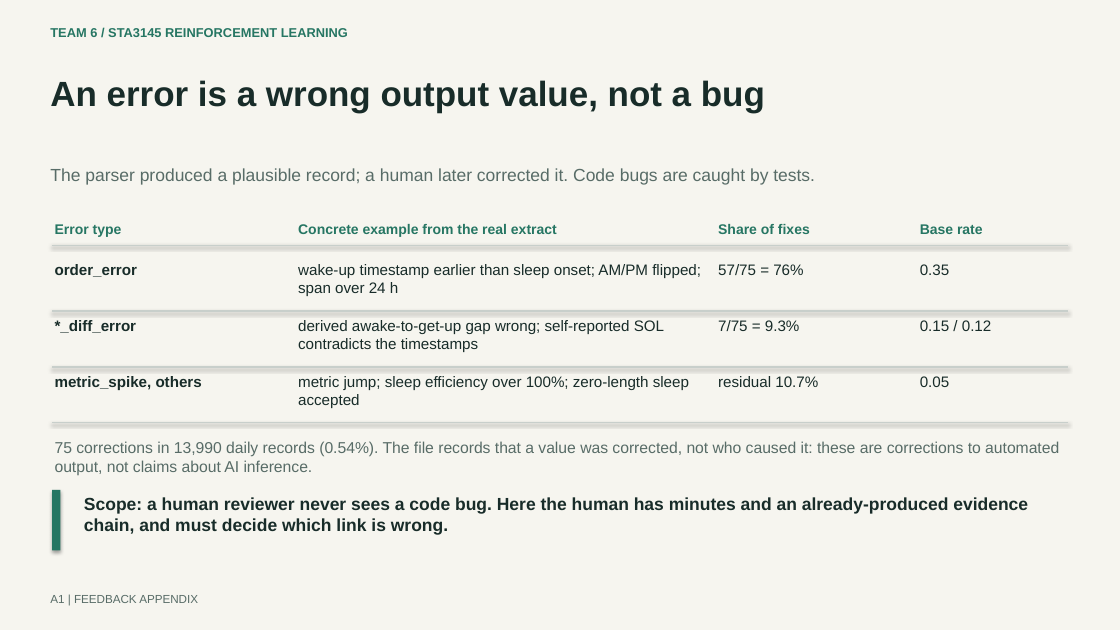
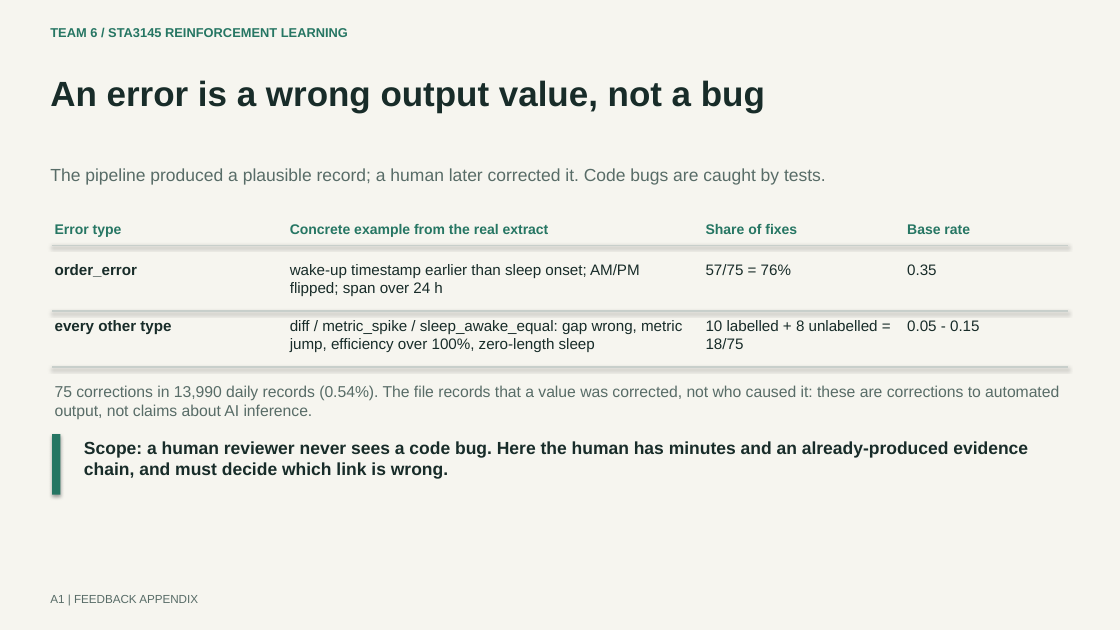
Before and after one commit to cyracaid/rl-oversight-dag, a slide deck: slide 1 of presentation_20261116/Team6_Feedback_Appendix.pptx. Drawn at 1120x630 pixels with LibreOffice and Linux fonts; fonts in the diff are those of the drawing. Boxes give left, top, right and bottom in pixels: in the first picture for what was removed or moved away, otherwise in the second. Text is boxed around its words. In the diff, an @@ line names an element or a change of style, - is before the commit and + after.

```diff
--- a/presentation_20261116/Team6_Feedback_Appendix.pptx
+++ b/presentation_20261116/Team6_Feedback_Appendix.pptx
@@ text at bbox=[50, 168, 826, 185]: text changed @@
-The parser produced a plausible record; a human later corrected it. Code bugs are caught by tests.
+The pipeline produced a plausible record; a human later corrected it. Code bugs are caught by tests.
@@ text "Concrete example from the real ...": place and size @@
-text "Concrete example from the real ..." at bbox=[298, 224, 557, 237]
+text "Concrete example from the real ..." at bbox=[290, 224, 549, 237]
@@ text "Share of fixes": place and size @@
-text "Share of fixes" at bbox=[718, 224, 810, 234]
+text "Share of fixes" at bbox=[706, 224, 797, 234]
@@ text "Base rate": place and size @@
-text "Base rate" at bbox=[920, 224, 983, 234]
+text "Base rate" at bbox=[907, 224, 970, 234]
@@ text at bbox=[290, 264, 640, 296]: spaces changed @@
-wake-up timestamp earlier than sleep onset; AM/PM flipped;
-span over 24 h
+wake-up timestamp earlier than sleep onset; AM/PM
+flipped; span over 24 h
@@ text "57/75 = 76%": place and size @@
-text "57/75 = 76%" at bbox=[718, 264, 803, 275]
+text "57/75 = 76%" at bbox=[706, 264, 791, 275]
@@ text "0.35": place and size @@
-text "0.35" at bbox=[920, 264, 949, 275]
+text "0.35" at bbox=[907, 264, 936, 275]
@@ text at bbox=[55, 320, 171, 334]: text changed @@
-*_diff_error
+every other type
@@ text at bbox=[290, 320, 682, 352]: text changed @@
-derived awake-to-get-up gap wrong; self-reported SOL
-contradicts the timestamps
+diff / metric_spike / sleep_awake_equal: gap wrong, metric
+jump, efficiency over 100%, zero-length sleep
@@ text at bbox=[706, 320, 878, 349]: text changed @@
-7/75 = 9.3%
+10 labelled + 8 unlabelled =
+18/75
@@ text at bbox=[907, 320, 979, 331]: text changed @@
-0.15 / 0.12
+0.05 - 0.15
@@ text removed at bbox=[55, 376, 202, 390] @@
-metric_spike, others
@@ text removed at bbox=[298, 376, 689, 408] @@
-metric jump; sleep efficiency over 100%; zero-length sleep
-accepted
@@ text removed at bbox=[718, 376, 818, 387] @@
-residual 10.7%
@@ text removed at bbox=[920, 376, 949, 387] @@
-0.05
@@ 2 texts, 1 rectangle: place and size @@
-2 texts, 1 rectangle at bbox=[52, 441, 1059, 550]
+2 texts, 1 rectangle at bbox=[52, 385, 1059, 495]
@@ line removed from (52, 423) to (1069, 423) @@
```
Also in this commit, not shown: 2 other files.
